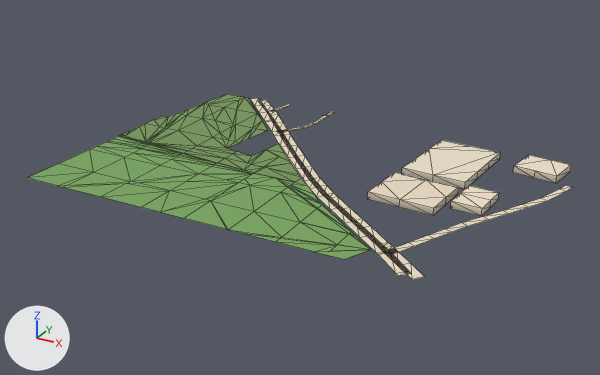
The glTF model public/assets/bengaluru-region-v1/tiles/t1_-40-l1.glb as it was, and as the next commit left it.
One viewpoint serves both versions: a 50 mm lens placed at (1135.0, -20409.0, 340.0), pointed at (740.0, -19691.0, -19.0). Arrows for +X, +Y and +Z are at lower left; the lights stay in place. The first picture is the older version. Mesh edges are drawn as thin lines. Vertices at exactly the same position are counted once.

Objects in the first picture: 'building', 'ground'.
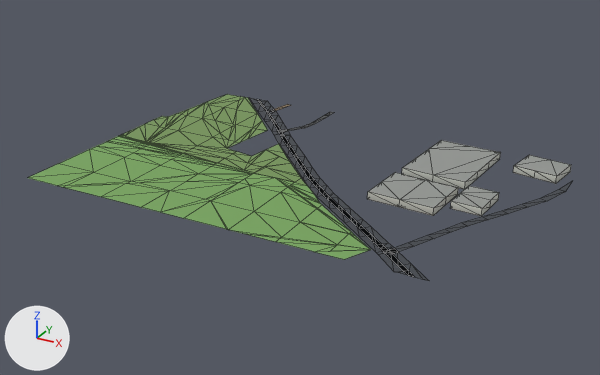
Location of each change, [x1, y1, x2, y2] in pixels of the pictures (600 x 375 px; the box of a moved part takes in the faces that stretch with it):
'ground', reshaped: before [28, 94, 573, 279]; after [28, 94, 572, 281]
part 1 of me_building, recoloured (darker): [367, 140, 571, 216] in both
part 2 of me_ground, moved or reshaped: before [541, 185, 573, 201]; after [541, 181, 572, 201]
part 3 of me_ground, reshaped: before [378, 253, 425, 279]; after [378, 252, 429, 281]
part 4 of me_ground, moved or reshaped: [250, 98, 334, 120] in both
part 5 of me_ground, recoloured: [260, 106, 546, 276] in both

The change, as a diff of the scene's bpy script:
```diff
--- a/public/assets/bengaluru-region-v1/tiles/t1_-40-l1.glb.py
+++ b/public/assets/bengaluru-region-v1/tiles/t1_-40-l1.glb.py
@@ me_building @@
 # used by ob_building; location = (500.0, -20000.0, 0.0)
-me_building.from_pydata(...)  # 60 vertices, 79 faces; spans x 332.0..492.0, y 274.0..454.0, z 0.0..8.0
+me_building.from_pydata(...)  # 60 vertices, 98 faces; spans x 332.0..492.0, y 274.0..454.0, z 0.0..8.0
+# me_building part 1: 79 kept faces spanning x 332.0..492.0, y 274.0..454.0, z 0.0..8.0 get new vertex colours
+# edits to the shape of me_building do not show in these pictures
 me_building.materials.append(mat_building)
@@ me_ground @@
 # used by ob_ground; location = (500.0, -20000.0, 0.0)
 # verts and faces of me_ground; kept vertices keep their numbers, new ones are numbered from 323
 # before: 187 (504.0, 403.0, 1.0) at pixel (572, 187), 188 (496.0, 405.0, 1.0) at pixel (565, 185), 189 (500.0, 389.0, 1.0) at pixel (566, 191), 190 (493.0, 392.0, 1.0) at pixel (559, 189), 191 (489.0, 357.0, 1.0) at pixel (547, 201)
 # before: 192 (482.0, 360.0, 1.0) at pixel (540, 198)
 # before: 209 (419.0, 150.0, 1.0) at pixel (398, 275), 210 (426.0, 159.0, 1.0) at pixel (411, 273), 211 (415.0, 153.0, 1.0) at pixel (395, 273), 311 (420.0, 175.0, 1.0) at pixel (410, 263), 313 (438.0, 159.0, 1.0) at pixel (424, 276)
 # before: 314 (430.0, 150.0, 1.0) at pixel (411, 279)
-me_ground.from_pydata(...)  # 323 vertices, 416 faces; spans x 0.0..504.0, y 150.0..504.0, z 1.0
+me_ground.from_pydata(...)  # 327 vertices, 420 faces; spans x 0.0..500.0, y 155.0..500.0, z 1.0
+# me_ground part 2
+delete_vertices([187, 188])  # with the faces that use them
+delete_faces([(189, 190, 192), (189, 192, 191)])
+verts[323] = (500.0, 420.0, 1.0)  # pixel (572, 180)
+verts[324] = (500.0, 388.0, 1.0)  # pixel (565, 191)
+faces += [(189, 323, 190), (189, 190, 324), (190, 192, 324), (191, 324, 192)]
+# me_ground part 3
+delete_vertices([313])  # with the faces that use them
+verts[210] = (432.0, 155.0, 1.0)  # moved, pixel (415, 277)
+verts[209] = (417.0, 155.0, 1.0)  # moved, pixel (398, 272)
+verts[211] = (413.0, 155.0, 1.0)  # moved, pixel (394, 272)
+verts[314] = (425.0, 155.0, 1.0)  # moved, pixel (407, 275)
+verts[331] = (438.0, 155.0, 1.0)  # pixel (422, 279)
+verts[332] = (440.0, 157.0, 1.0)  # pixel (426, 278)
+verts[333] = (444.0, 155.0, 1.0)  # pixel (429, 280)
+faces += [(311, 314, 331), (311, 331, 332), (331, 333, 332)]
+# me_ground part 4
+# 8 vertices are removed from x 61.0..122.0, y 474.0..504.0, z 1.0
+# 12 faces are deleted
+# 2 vertices move from x 101.0..110.0, y 453.0..461.0, z 1.0 to x 98.0..107.0, y 456.0..464.0, z 1.0
+# 10 vertices are added at x 57.0..122.0, y 481.0..500.0, z 1.0
+# 14 new faces join them
+# me_ground part 5: 107 kept faces spanning x 92.0..489.0, y 155.0..486.0, z 1.0 get new vertex colours; the middle colour goes from beige #e9dcc3 to dark grey #45494f
 me_ground.materials.append(mat_ground)
```
